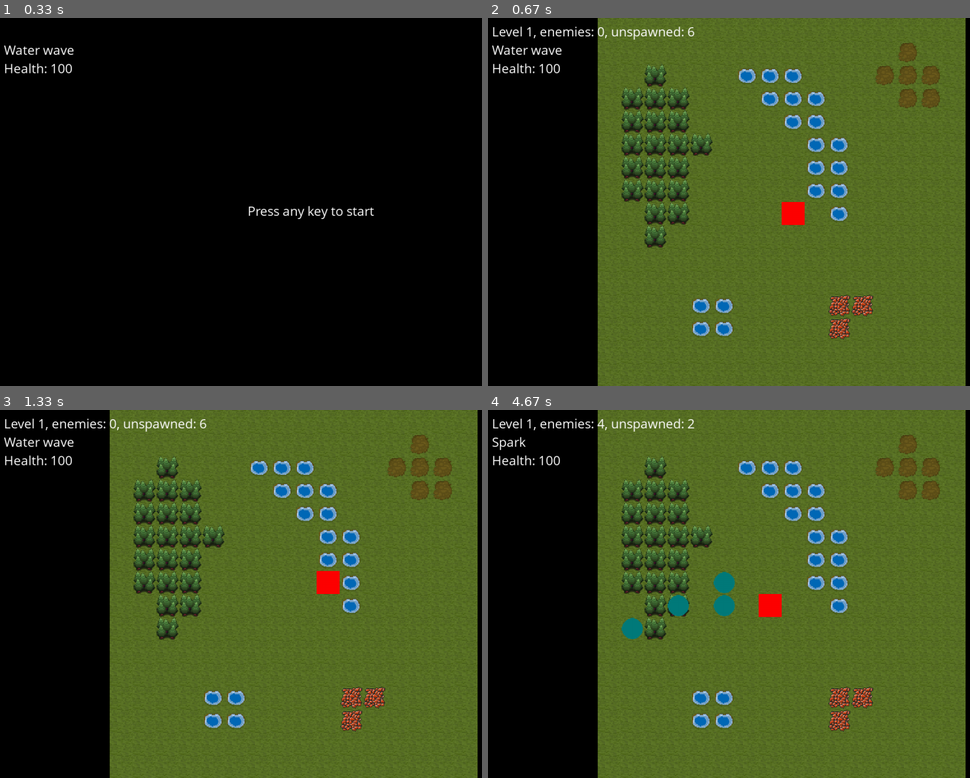
Above: before the commit, frames 1-4 (two rows, left to right).
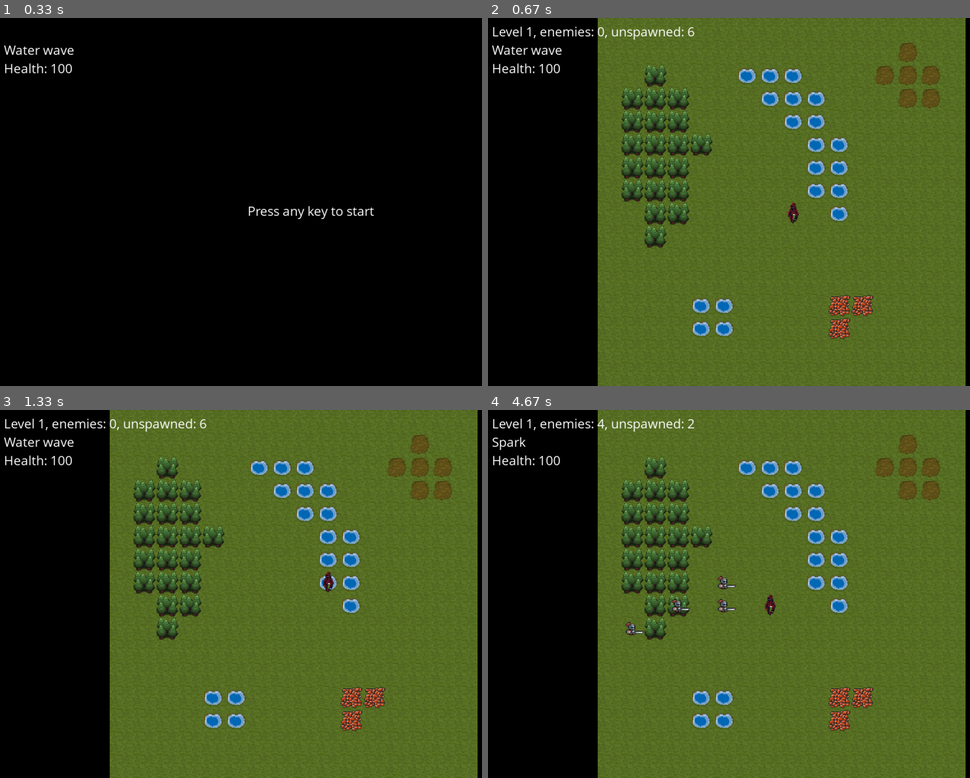
Above: after the commit, the same moments.

Repository: mytinycloud/90D-pygame-scaffold
Game: pygame game, started from main.py
The game is run twice, just before and just after one commit, with the same random seed, the same clock (stepped at 60 frames per second) and the same inputs.
Inputs (mouse positions are in pixels of both pictures, inside the frame that each line leads up to):
- Up to frame 1 (0.33 s): no input
- Up to frame 2 (0.67 s): hold D from 0.33 s (still down); move the mouse to (757, 216) at 0.37 s
- Up to frame 3 (1.33 s): release D at 0.8 s; hold W 0.83-1.13 s; hold D from 1.17 s (still down)
- Up to frame 4 (4.67 s): release D at 1.63 s; hold A 1.67-2.2 s; hold S 2.23-2.53 s; hold A 2.57-2.97 s; hold W 3-3.37 s; tap Space at 3.07, 3.47, 3.77, 4.13, 4.53 s; hold D 3.4-4.03 s; tap 2 at 3.55 s; hold S 4.07-4.43 s; tap 3 at 4.22 s; hold A from 4.47 s (still down)

Frame 1 is identical in both runs. In frame 2, 0.3% of the frame differs, in the area x 60-66%, y 50-57%; in frame 3, 0.3%; in frame 4, 1.1%, in the area x 27-61%, y 43-63%.

Commit message:
Add wizard and enemy sprites

Diff:
--- a/systems/enemy.py
+++ b/systems/enemy.py
@@ -79,7 +79,7 @@
 def create_enemy(position = tuple[int, int]):
     enemy = Entity("enemy")
     enemy.enemy = EnemyComponent(damage = 10)
-    enemy.sprite = SpriteComponent.from_circle(diameter = 30, color = (0,123,123))
+    enemy.sprite = SpriteComponent.from_resource("creatures/enemy.png")
     enemy.motion = MotionComponent(layer=motion.LAYER_ENEMIES, position = Vector2(position))
     enemy.health = HealthComponent(health = 100)
 
--- a/systems/player.py
+++ b/systems/player.py
@@ -47,7 +47,7 @@
         return
 
     if not player.health.is_alive:
-        game: GameComponent = group.query_singleton('game').game
+        game = group.query_singleton('game').game
         game.state = game.STATE_GAME_OVER
         return
 
@@ -70,7 +70,7 @@
     player = Entity("player")
     player.player = PlayerComponent()
     player.motion = MotionComponent(layer=motion.LAYER_PLAYER, position=Vector2(128,128))
-    player.sprite = SpriteComponent.from_box((32, 32), (255,0,0))
+    player.sprite = SpriteComponent.from_resource("creatures/wizard.png")
     player.health = HealthComponent(health = 100)
     group.add(player)
 
--- a/systems/sprites.py
+++ b/systems/sprites.py
@@ -24,8 +24,8 @@
     '''
     @staticmethod
     def from_resource(resource: str) -> 'SpriteComponent':
-        resource = os.path.join("resources", resource)
-        surface = pygame.image.load(resource)
+        asset_pipeline = AssetPipeline.get_instance()
+        surface = asset_pipeline.get_image(resource)
         return SpriteComponent(surface=surface)
 
     '''
Binary file added: assets/creatures/enemy.png
Binary file added: assets/creatures/wizard.png
